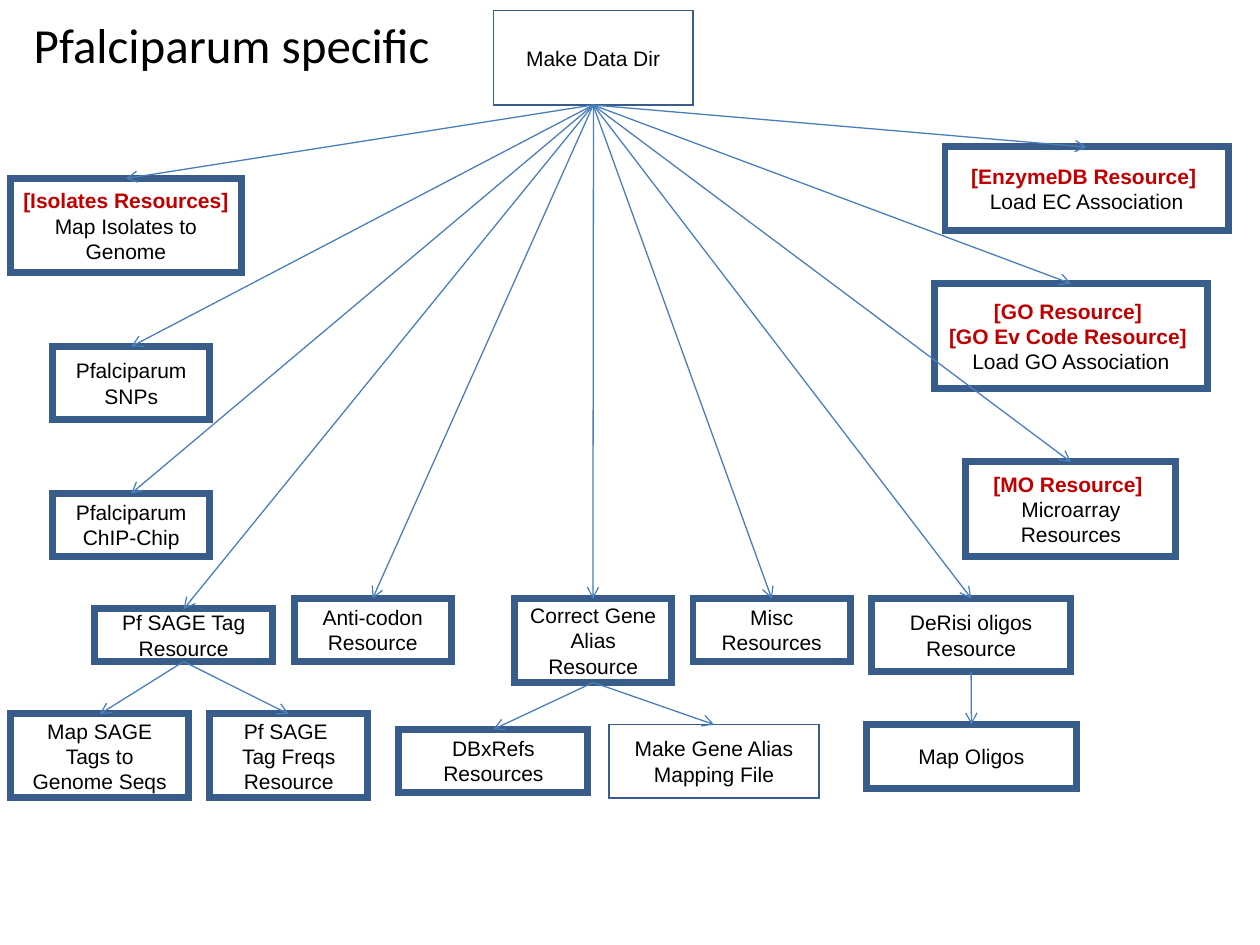
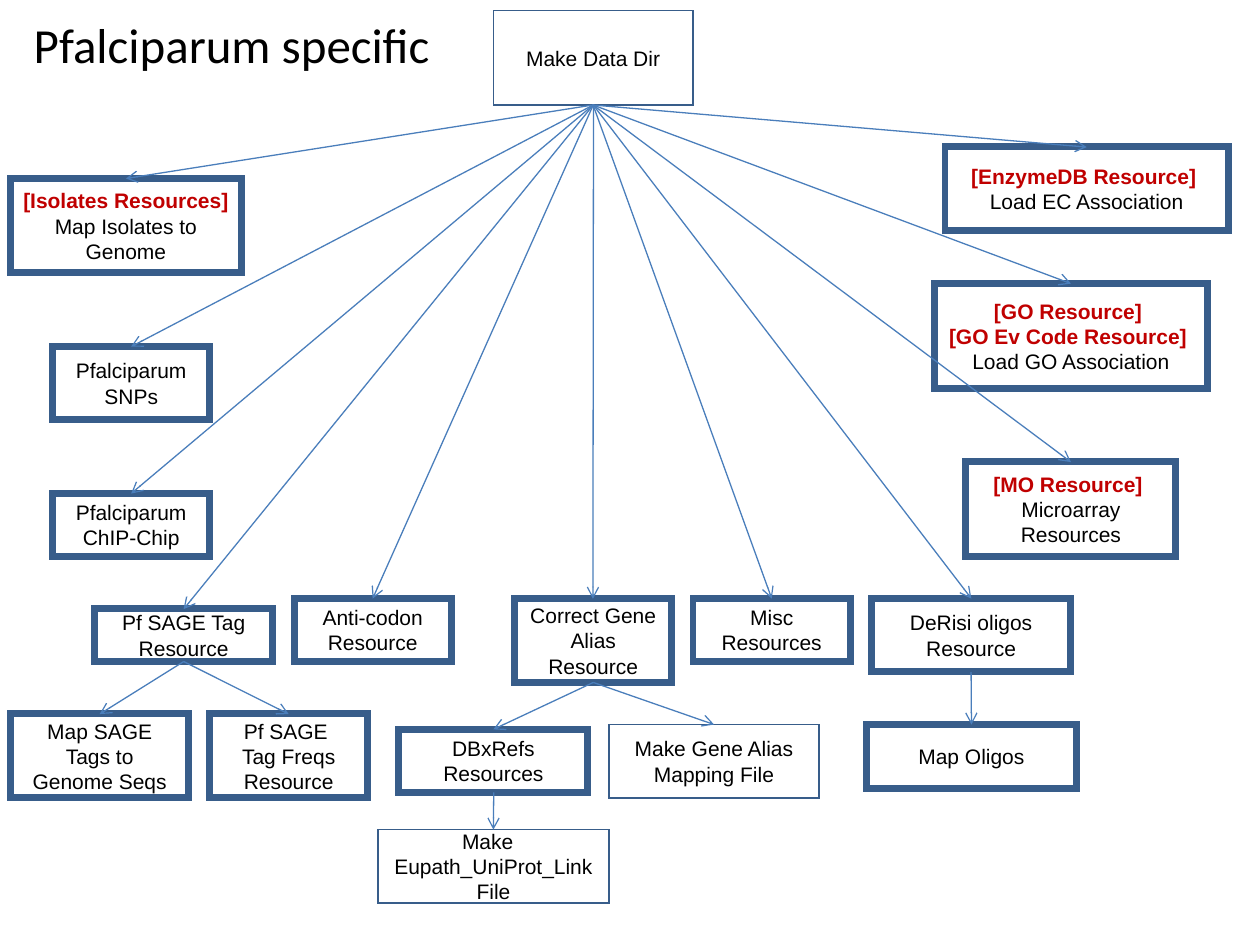
Before and after one commit to VEuPathDB/ApiCommonWorkflow, a slide deck: slide 10 of Main/doc/IntegratedWorkflow.ppt. Drawn at 1260x945 pixels with LibreOffice and Linux fonts; fonts in the diff are those of the drawing. Boxes give left, top, right and bottom in pixels: in the first picture for what was removed or moved away, otherwise in the second. Text is boxed around its words. In the diff, an @@ line names an element or a change of style, - is before the commit and + after.

```diff
--- a/Main/doc/IntegratedWorkflow.ppt
+++ b/Main/doc/IntegratedWorkflow.ppt
@@ arrow added from (494, 793) to (494, 829), #4A7EBB 0.74 pt @@
@@ rectangle added at [378, 829, 609, 902], fill #FFFFFF, outline #385D8A 0.99 pt, 12 pt, text #000000 @@
+Make
+Eupath_UniProt_Link File
```
Also in this commit, not shown: 8 other slides changed, 2 slides added, 1 slide removed.
